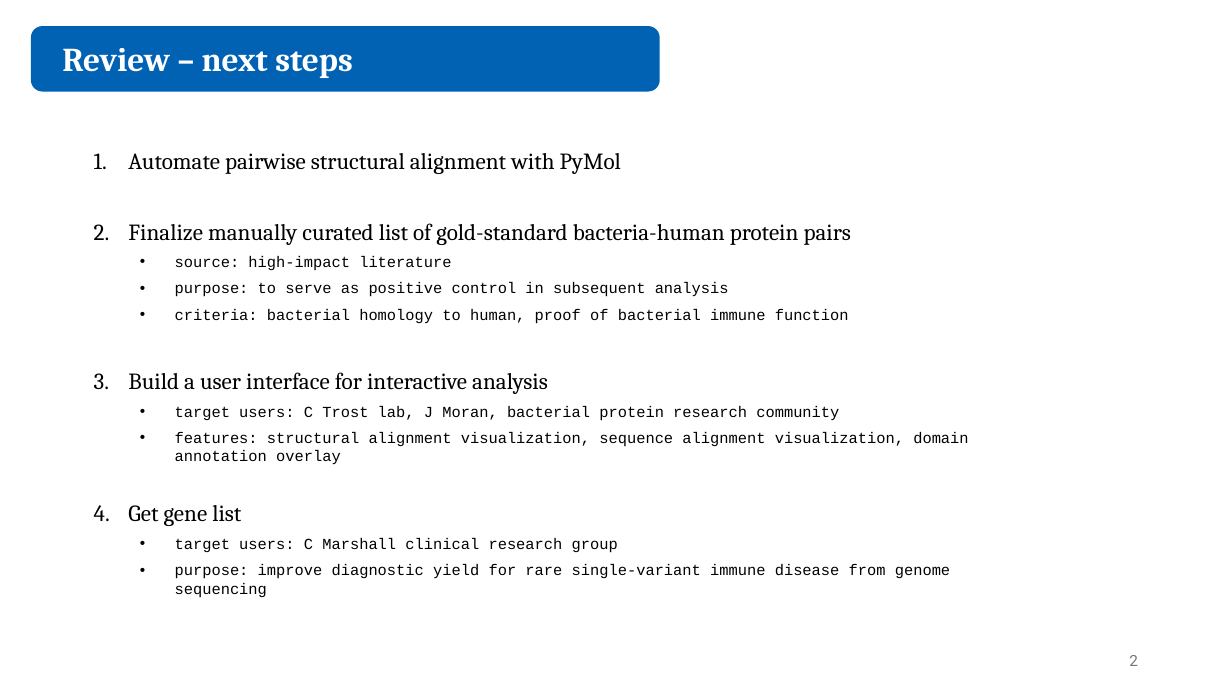
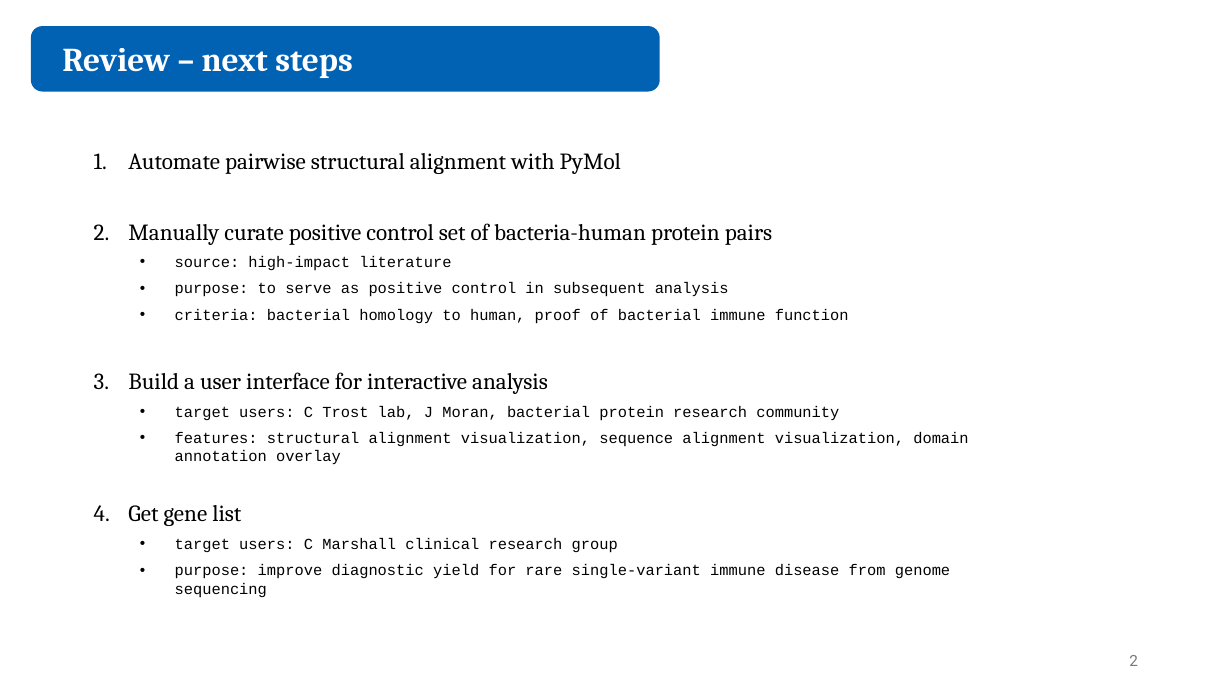
Before and after one commit to juliandeanmoran/BISSH, a slide deck: slide 2 of reports/2026-04-10_projectUpdate_2_jmoran.pptx. Drawn at 1232x693 pixels with LibreOffice and Linux fonts; fonts in the diff are those of the drawing. Boxes give left, top, right and bottom in pixels: in the first picture for what was removed or moved away, otherwise in the second. Text is boxed around its words. In the diff, an @@ line names an element or a change of style, - is before the commit and + after.

```diff
--- a/reports/2026-04-10_projectUpdate_2_jmoran.pptx
+++ b/reports/2026-04-10_projectUpdate_2_jmoran.pptx
@@ text at (128, 223, 772, 245): text changed @@
-2. Finalize manually curated list of gold-standard bacteria-human protein pairs
+2. Manually curate positive control set of bacteria-human protein pairs
```
Also in this commit, not shown: 2 other slides changed, 6 other files.
